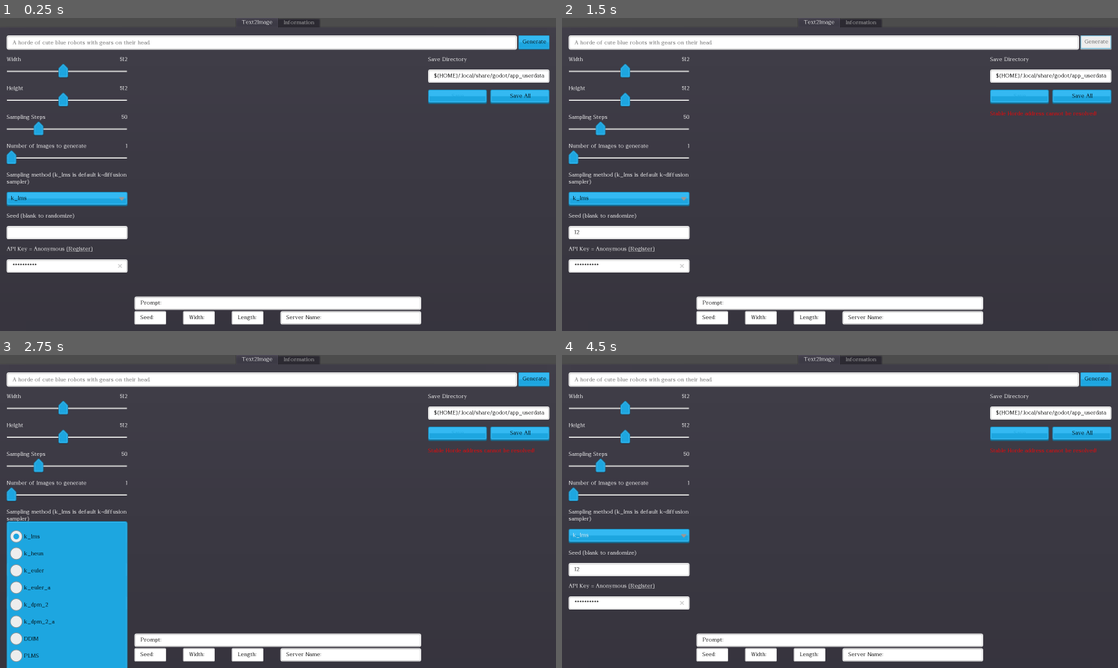
Above: before the commit, frames 1-4 (two rows, left to right).
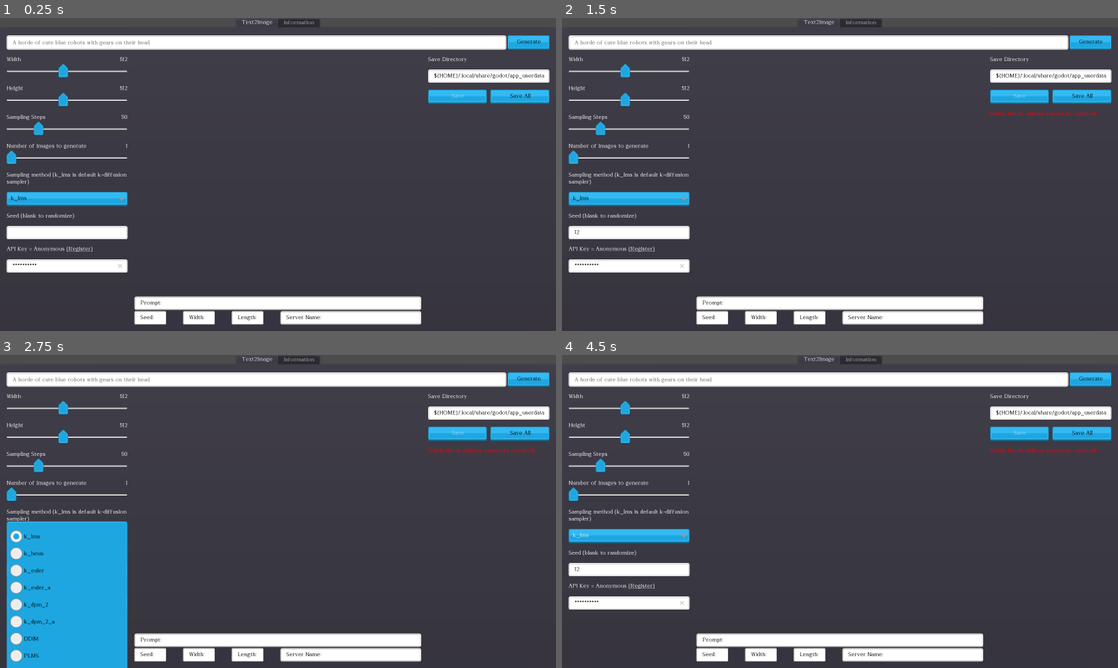
Above: after the commit, the same moments.

Repository: Haidra-Org/Lucid-Creations
Game: Godot game, scene res://StableHordeClient.tscn
The game is run twice, just before and just after one commit, with the same random seed, the same clock (stepped at 60 frames per second) and the same inputs.
Inputs (mouse positions are in pixels of both pictures, inside the frame that each line leads up to):
- Up to frame 1 (0.25 s): no input
- Up to frame 2 (1.5 s): click (823, 43) at 0.52 s; type "12" at 0.6 s; click (628, 233) at 0.75 s; type "12" at 0.83 s; click "Generate" at 1.25 s
- Up to frame 3 (2.75 s): click "k_lms" at 2 s
- Up to frame 4 (4.5 s): click "Generate" at 2.75 s; click "k_lms" at 3.5 s; click "Generate" at 4.25 s

The runs differ from the first frame. In frame 1, 0.2% of the frame differs, in the area x 81-99%, y 5-26%; in frame 2, 0.4%; in frame 3, 0.2%; in frame 4, 0.2%.

Commit message:
Added ETA

Diff:
--- a/StableHordeClient.gd
+++ b/StableHordeClient.gd
@@ -30,7 +30,7 @@
 onready var controls_left := $"%ControlsLeft"
 onready var generations_processing = $"%GenerationsProcessing"
 onready var generations_done = $"%GenerationsDone"
-onready var tween :SceneTreeTween
+onready var eta = $"%ETA"
 onready var _tween = $"%Tween"
 
 var controls_width := 500
@@ -97,7 +97,8 @@
 #	_on_images_generated(_get_test_images())
 #	return
 	## END DEBUG
-	generate_button.disabled = true
+	generate_button.visible = false
+	eta.visible = true
 	stable_horde_client.generate(line_edit.text)
 
 func _on_images_generated(textures_list):
@@ -128,7 +129,7 @@
 #		tween.tween_property(generations_processing, "value", stats.finished + stats.processing, 0.8).set_trans(Tween.TRANS_SINE)
 #		tween.tween_property(generations_done, "value", stats.finished, 1).set_trans(Tween.TRANS_SINE)
 #	tween.set_trans(Tween.TRANS_SINE).start()
-	generate_button.text = "ETA: " + str(stats.wait_time) + " sec"
+	eta.text = "ETA: " + str(stats.wait_time) + " sec"
 
 
 func _on_viewport_resized() -> void:
@@ -270,5 +271,6 @@
 	_tween.start()
 #	generations_processing.value = 0
 #	generations_done.value = 0
-	generate_button.disabled = false
-	generate_button.text = "Generate"
+	generate_button.visible = true
+	eta.visible = false
+	eta.text = "ETA: N/A"
--- a/StableHordeClient.tscn
+++ b/StableHordeClient.tscn
@@ -8,6 +8,15 @@
 [ext_resource path="res://Credits.gd" type="Script" id=6]
 [ext_resource path="res://theme/components/blue_button05.png" type="Texture" id=7]
 [ext_resource path="res://theme/components/grey_button05.png" type="Texture" id=8]
+
+[sub_resource type="StyleBoxTexture" id=2]
+texture = ExtResource( 8 )
+region_rect = Rect2( 0, 0, 195, 49 )
+margin_left = 7.44127
+margin_right = 9.57659
+margin_top = 9.05894
+margin_bottom = 8.60599
+modulate_color = Color( 0.25098, 0.25098, 0.25098, 1 )
 
 [sub_resource type="GDScript" id=1]
 script/source = "extends Label
@@ -51,13 +60,13 @@
 
 [node name="PromptCC" type="MarginContainer" parent="Text2Image/VBoxContainer/Generate"]
 unique_name_in_owner = true
-margin_right = 1485.0
+margin_right = 1454.0
 margin_bottom = 41.0
 size_flags_horizontal = 3
 
 [node name="PromptLine" type="LineEdit" parent="Text2Image/VBoxContainer/Generate/PromptCC"]
 unique_name_in_owner = true
-margin_right = 1485.0
+margin_right = 1454.0
 margin_bottom = 41.0
 size_flags_horizontal = 3
 clear_button_enabled = true
@@ -65,7 +74,7 @@
 
 [node name="GenerationsProcessing" type="TextureProgress" parent="Text2Image/VBoxContainer/Generate/PromptCC"]
 unique_name_in_owner = true
-margin_right = 1485.0
+margin_right = 1454.0
 margin_bottom = 41.0
 max_value = 20.0
 step = 0.01
@@ -79,7 +88,7 @@
 
 [node name="GenerationsDone" type="TextureProgress" parent="Text2Image/VBoxContainer/Generate/PromptCC"]
 unique_name_in_owner = true
-margin_right = 1485.0
+margin_right = 1454.0
 margin_bottom = 41.0
 max_value = 20.0
 step = 0.01
@@ -95,10 +104,23 @@
 
 [node name="GenerateButton" type="Button" parent="Text2Image/VBoxContainer/Generate"]
 unique_name_in_owner = true
-margin_left = 1489.0
-margin_right = 1578.32
+margin_left = 1458.0
+margin_right = 1578.0
 margin_bottom = 41.251
+rect_min_size = Vector2( 120, 0 )
 text = "Generate"
+
+[node name="ETA" type="Button" parent="Text2Image/VBoxContainer/Generate"]
+unique_name_in_owner = true
+visible = false
+margin_left = 1458.0
+margin_right = 1578.0
+margin_bottom = 41.251
+rect_min_size = Vector2( 120, 0 )
+custom_colors/font_color_disabled = Color( 1, 1, 1, 1 )
+custom_styles/disabled = SubResource( 2 )
+disabled = true
+text = "ETA: N/A"
 
 [node name="MainArea" type="HBoxContainer" parent="Text2Image/VBoxContainer"]
 margin_top = 61.0
--- a/theme/kenneyUI-blue.tres
+++ b/theme/kenneyUI-blue.tres
@@ -182,7 +182,8 @@
 [resource]
 default_font = SubResource( 31 )
 Button/colors/font_color = Color( 0, 0, 0, 1 )
-Button/colors/font_color_disabled = Color( 0.117647, 0.654902, 0.882353, 1 )
+Button/colors/font_color_disabled = Color( 1, 1, 1, 0.588235 )
+Button/colors/font_color_focus = Color( 0.94, 0.94, 0.94, 1 )
 Button/colors/font_color_hover = Color( 0.34902, 0.34902, 0.34902, 1 )
 Button/colors/font_color_pressed = Color( 0.388235, 0.388235, 0.388235, 1 )
 Button/constants/hseparation = 2
Not shown: 1 places in StableHordeClient.tscn that only renumber resources
